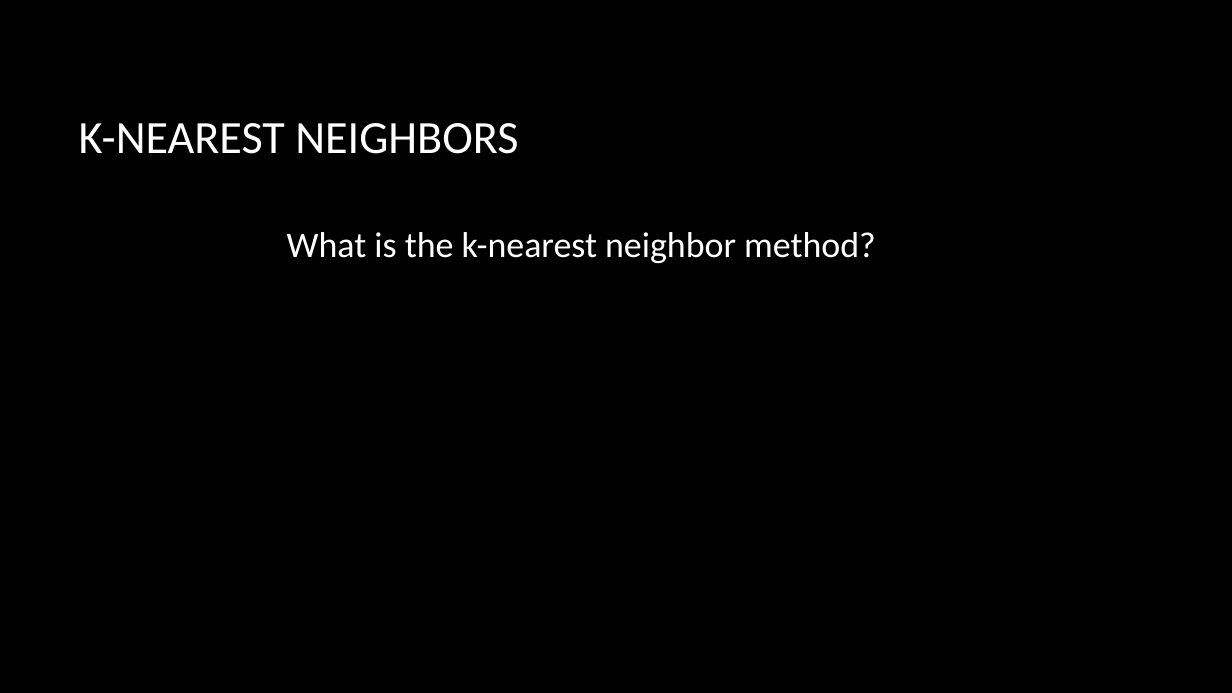
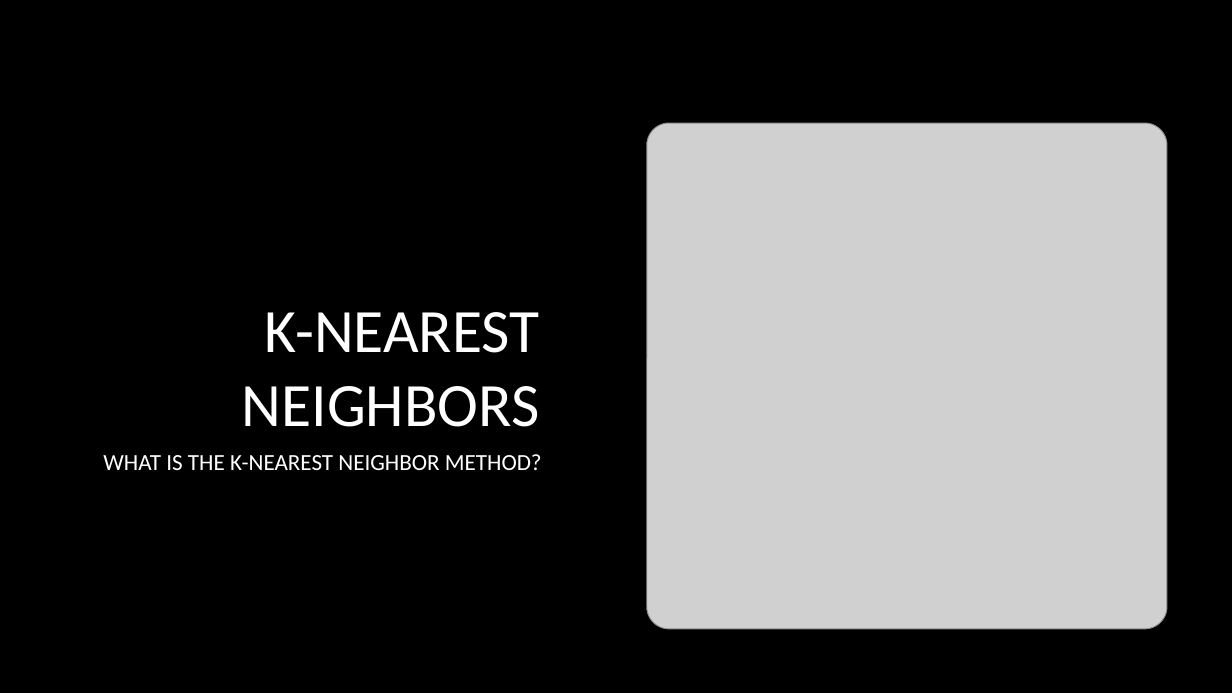
Before and after one commit to Smiley248/nasaspring, a slide deck: slide 11 of Presentations/NASA/NASA presentation.pptx (slide 13 before the commit). Drawn at 1232x693 pixels with LibreOffice and Linux fonts; fonts in the diff are those of the drawing; grey boxes stand for pictures; background and template pictures are left out. Boxes give left, top, right and bottom in pixels: in the first picture for what was removed or moved away, otherwise in the second. Text is boxed around its words. In the diff, an @@ line names an element or a change of style, - is before the commit and + after.

```diff
--- a/Presentations/NASA/NASA presentation.pptx
+++ b/Presentations/NASA/NASA presentation.pptx
@@ title "K-NEAREST NEIGHBORS" at (x1=242, y1=312, x2=540, y2=427): size 36 to 48 pt; alignment left to right; vertical alignment middle to bottom @@
@@ picture added at (x1=647, y1=123, x2=1167, y2=628) @@
@@ text at (x1=103, y1=454, x2=542, y2=470): text changed; size 28 to 18 pt @@
-What is the k-nearest neighbor method?
+WHAT IS THE K-NEAREST NEIGHBOR METHOD?
```
Also in this commit, not shown: 6 other slides changed, 4 slides added, 2 slides removed.
